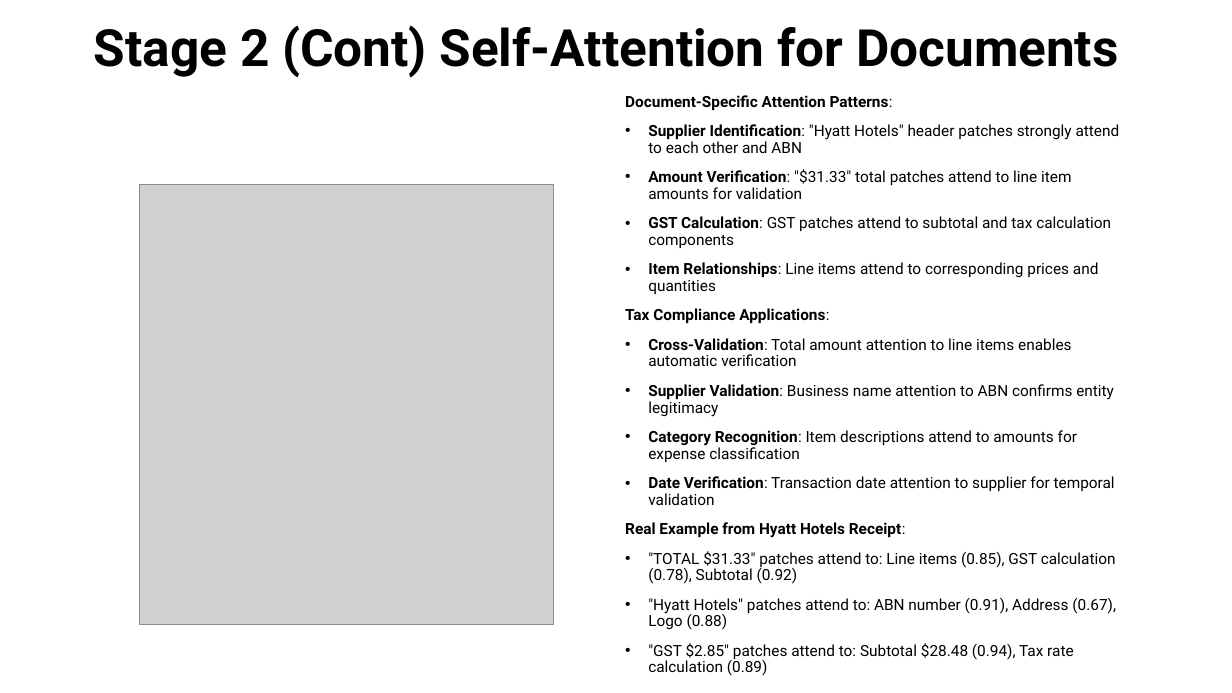
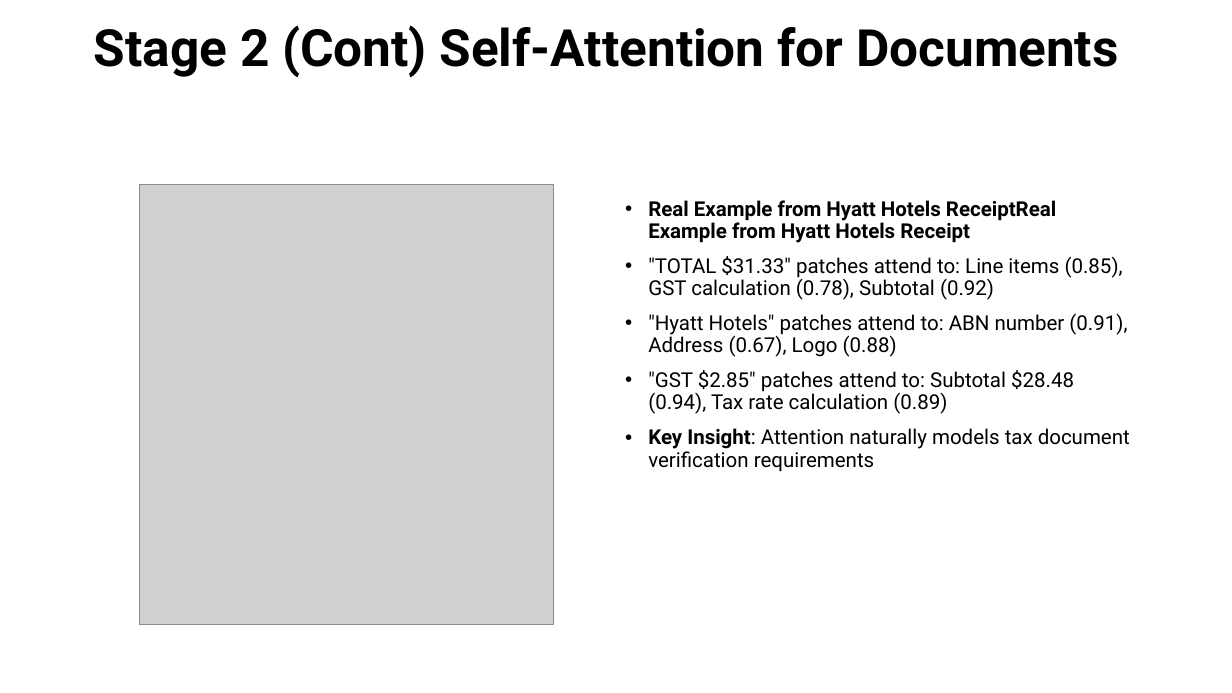
Before and after one commit to tmnestor/unified_vision_processor_minimal, a slide deck: slide 12 of presentation_materials/vision_transformers.pptx. Drawn at 1232x693 pixels with LibreOffice and Linux fonts; fonts in the diff are those of the drawing; grey boxes stand for pictures. Boxes give left, top, right and bottom in pixels: in the first picture for what was removed or moved away, otherwise in the second. Text is boxed around its words. In the diff, an @@ line names an element or a change of style, - is before the commit and + after.

```diff
--- a/presentation_materials/vision_transformers.pptx
+++ b/presentation_materials/vision_transformers.pptx
@@ text "Real Example from Hyatt Hotels ...": place and size @@
-text "Real Example from Hyatt Hotels ..." at (625, 95, 1120, 676)
+text "Real Example from Hyatt Hotels ..." at (648, 200, 1130, 472)
@@ text at (648, 200, 1056, 243): text changed; size 12 to 16 pt; bold on @@
-Document-Specific Attention Patterns:
-• Supplier Identification: "Hyatt Hotels" header patches strongly attend to each other and ABN
-• Amount Verification: "$31.33" total patches attend to line item amounts for validation
-• GST Calculation: GST patches attend to subtotal and tax calculation components
-• Item Relationships: Line items attend to corresponding prices and quantities
-Tax Compliance Applications:
-• Cross-Validation: Total amount attention to line items enables automatic verification
-• Supplier Validation: Business name attention to ABN confirms entity legitimacy
-• Category Recognition: Item descriptions attend to amounts for expense classification
-• Date Verification: Transaction date attention to supplier for temporal validation
-Real Example from Hyatt Hotels Receipt:
+• Real Example from Hyatt Hotels ReceiptReal Example from Hyatt Hotels Receipt
@@ text at (648, 256, 1127, 414): size 12 to 16 pt in ""TOTAL $31.33" patches attend to: Line items ...", ""Hyatt Hotels" patches attend to: ABN number ...", ""GST $2.85" patches attend to: Subtotal $28.48 ..." @@
@@ text at (648, 428, 1130, 472): paragraph added @@
+• Key Insight: Attention naturally models tax document verification requirements
```
Also in this commit, not shown: 1 other slide changed.
